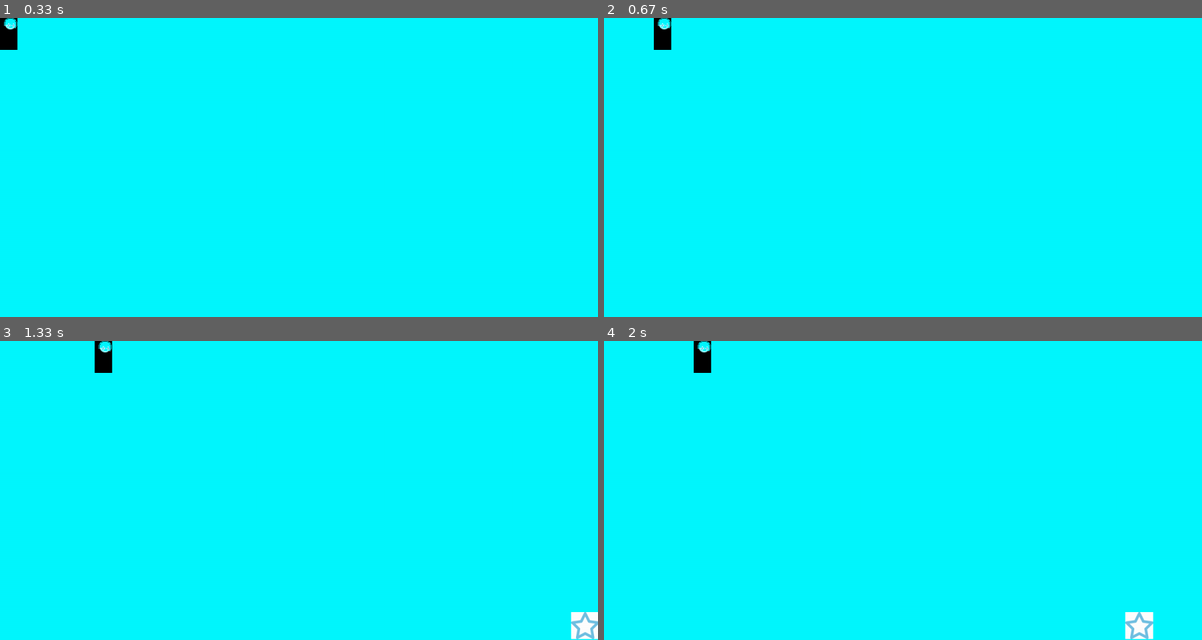
Above: before the commit, frames 1-4 (two rows, left to right).
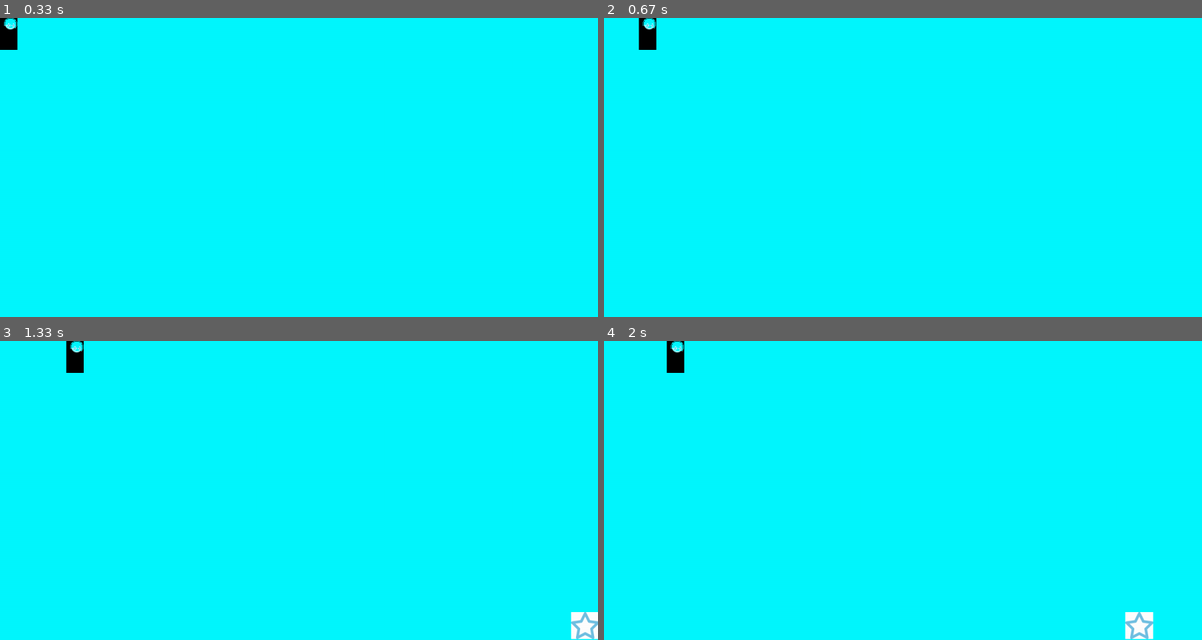
Above: after the commit, the same moments.

Repository: peterdougstuart/pygame-demo
Game: pygame game, started from game.py
Two runs of this game, one before a commit and one after it. Both use one fixed random seed, a clock stepped at 60 frames per second and the inputs below.
Inputs:
- Up to frame 1 (0.33 s): no input
- Up to frame 2 (0.67 s): hold Right from 0.33 s (still down)
- Up to frame 3 (1.33 s): release Right at 0.8 s; hold Up 0.83-1.13 s; hold Right from 1.17 s (still down)
- Up to frame 4 (2 s): release Right at 1.63 s; hold Left from 1.67 s (still down)

Frame 1 is identical in both runs. In frame 2, 0.5% of the frame differs, in the area x 5-12%, y 0-11%; in frame 3, 0.6%, in the area x 11-19%, y 0-11%; in frame 4, 0.6%.

Commit message:
Update game.py
Made it slower again because it was too fast

Diff:
--- a/game.py
+++ b/game.py
@@ -42,18 +42,18 @@
     def update(self, pressed_keys):
 
         if pressed_keys[K_UP]:
-            self.rect.move_ip(0, -10)
+            self.rect.move_ip(0, -7.5)
 
         if pressed_keys[K_DOWN]:
-            self.rect.move_ip(0, 10)
+            self.rect.move_ip(0, 7.5)
 
 
         if pressed_keys[K_LEFT]:
-            self.rect.move_ip(-10, 0)
+            self.rect.move_ip(-7.5, 0)
 
 
         if pressed_keys[K_RIGHT]:
-            self.rect.move_ip(10, 0)
+            self.rect.move_ip(7.5, 0)
 
 
         # Keep player on the screen
